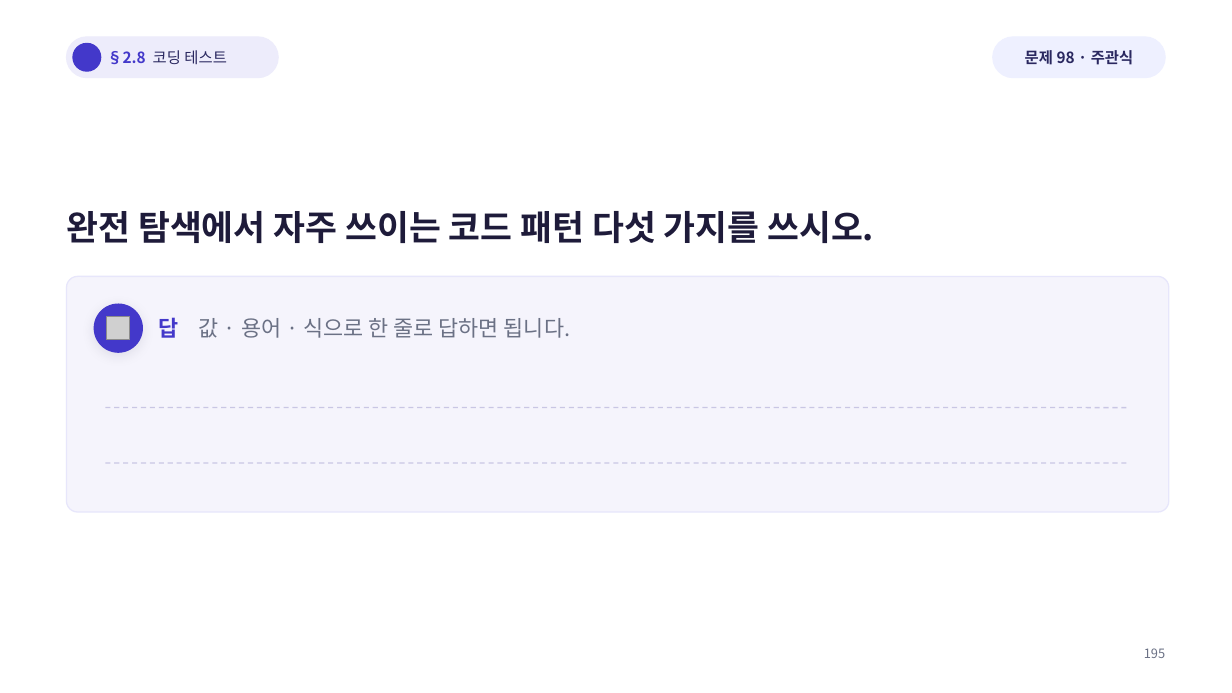
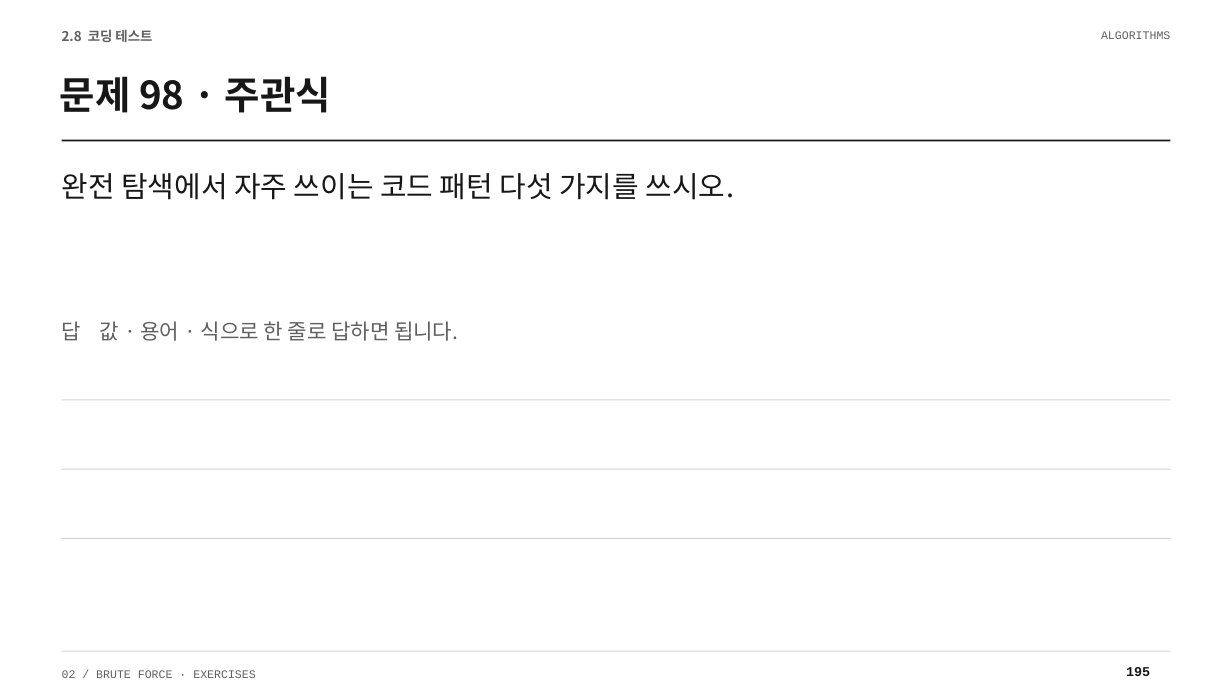
Before and after one commit to Sangdon-Park/Sangdon-Park.github.io, a slide deck: slide 195 of data/알고리즘/2장_연습문제_100문항_수업용.pptx. Drawn at 1232x693 pixels with LibreOffice and Linux fonts; fonts in the diff are those of the drawing; grey boxes stand for pictures; background and template pictures are left out. Boxes give left, top, right and bottom in pixels: in the first picture for what was removed or moved away, otherwise in the second. Text is boxed around its words. In the diff, an @@ line names an element or a change of style, - is before the commit and + after.

Commit message:
fix: align algorithm exercises with time complexity scope

```diff
--- a/data/알고리즘/2장_연습문제_100문항_수업용.pptx
+++ b/data/알고리즘/2장_연습문제_100문항_수업용.pptx
@@ text at (62, 29, 152, 42): text changed; size 12 to 10.5 pt; text colour #2A2860 to #606060; bold on @@
-§2.8 코딩 테스트
+2.8 코딩 테스트
@@ text "2.8 코딩 테스트" at (62, 29, 152, 42): vertical alignment middle to top @@
@@ rounded rectangle removed at (67, 37, 278, 78) @@
@@ ellipse removed at (73, 43, 101, 71) @@
@@ rounded rectangle removed at (993, 37, 1165, 78) @@
@@ text added at (1101, 31, 1170, 39), 9 pt, text #606060 @@
+ALGORITHMS
@@ text "문제 98 · 주관식": place and size @@
-text "문제 98 · 주관식" at (1025, 50, 1133, 65)
+text "문제 98 · 주관식" at (60, 76, 331, 113)
@@ text "문제 98 · 주관식" at (60, 76, 331, 113): size 12 to 30 pt, text colour #2A2860 to #171717; alignment centre to left; line spacing 1 to 1.04; vertical alignment middle to top @@
@@ rectangle added at (62, 140, 1171, 141), fill #171717 @@
@@ text "완전 탐색에서 자주 쓰이는 코드 ...": place and size @@
-text "완전 탐색에서 자주 쓰이는 코드 ..." at (67, 211, 874, 243)
+text "완전 탐색에서 자주 쓰이는 코드 ..." at (62, 173, 735, 200)
@@ text "완전 탐색에서 자주 쓰이는 코드 ..." at (62, 173, 735, 200): size 27 to 22.5 pt, text colour #1E1B3A to #171717, bold off; line spacing 1.22 to 1.04 @@
@@ rounded rectangle removed at (67, 276, 1169, 512) @@
@@ text "답 값 · 용어 · ...": place and size @@
-text "답 값 · 용어 · ..." at (159, 317, 571, 338)
+text "답 값 · 용어 · ..." at (62, 321, 458, 341)
@@ text "답 값 · 용어 · ..." at (62, 321, 458, 341): size 17 to 16.5 pt, text colour #6B7185 to #606060; text colour #4338CA to #606060, bold off in "답"; line spacing 1 to 1.04; vertical alignment middle to top @@
@@ ellipse removed at (94, 304, 142, 352) @@
@@ picture removed at (107, 317, 130, 340) @@
@@ rectangle added at (62, 399, 1171, 400), fill #D4D4D4 @@
@@ line removed from (105, 408) to (1130, 408) @@
@@ rectangle added at (62, 469, 1171, 470), fill #D4D4D4 @@
@@ line removed from (105, 463) to (1130, 463) @@
@@ rectangle added at (62, 538, 1171, 539), fill #D4D4D4 @@
@@ rectangle added at (62, 651, 1171, 652), fill #D4D4D4 @@
@@ text added at (62, 670, 255, 678), 9 pt, text #606060 @@
+02 / BRUTE FORCE · EXERCISES
@@ text "195": place and size @@
-text "195" at (1144, 648, 1165, 658)
+text "195" at (1126, 667, 1150, 676)
@@ text "195" at (1126, 667, 1150, 676): size 10 to 10.5 pt, font Noto Sans CJK KR to Courier New, text colour #6B7185 to #171717, bold on; alignment right to left; line spacing 1 to 1.04; vertical alignment middle to top @@
```
Also in this commit, not shown: 199 other slides changed, 12 other files.
